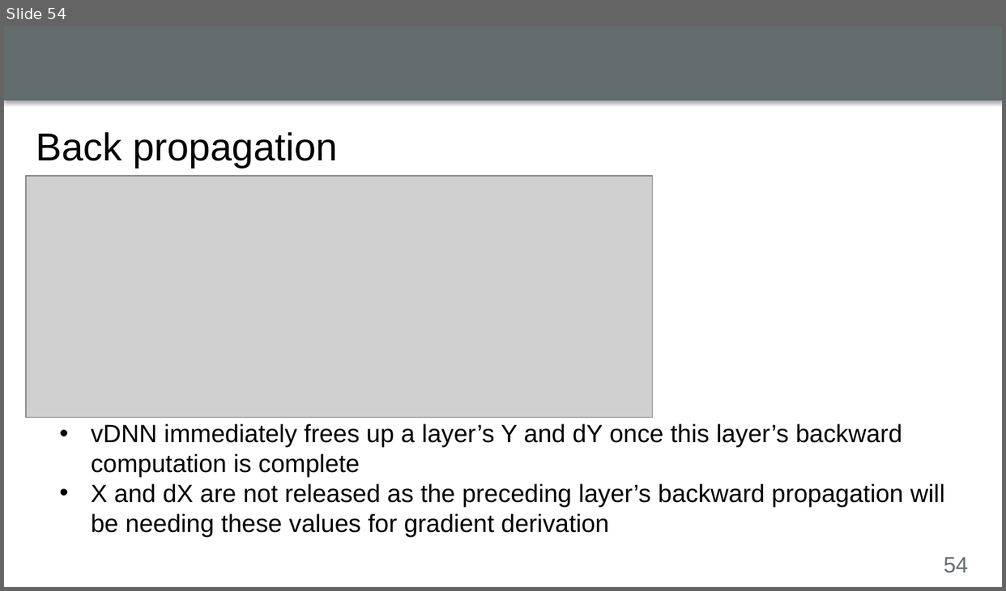
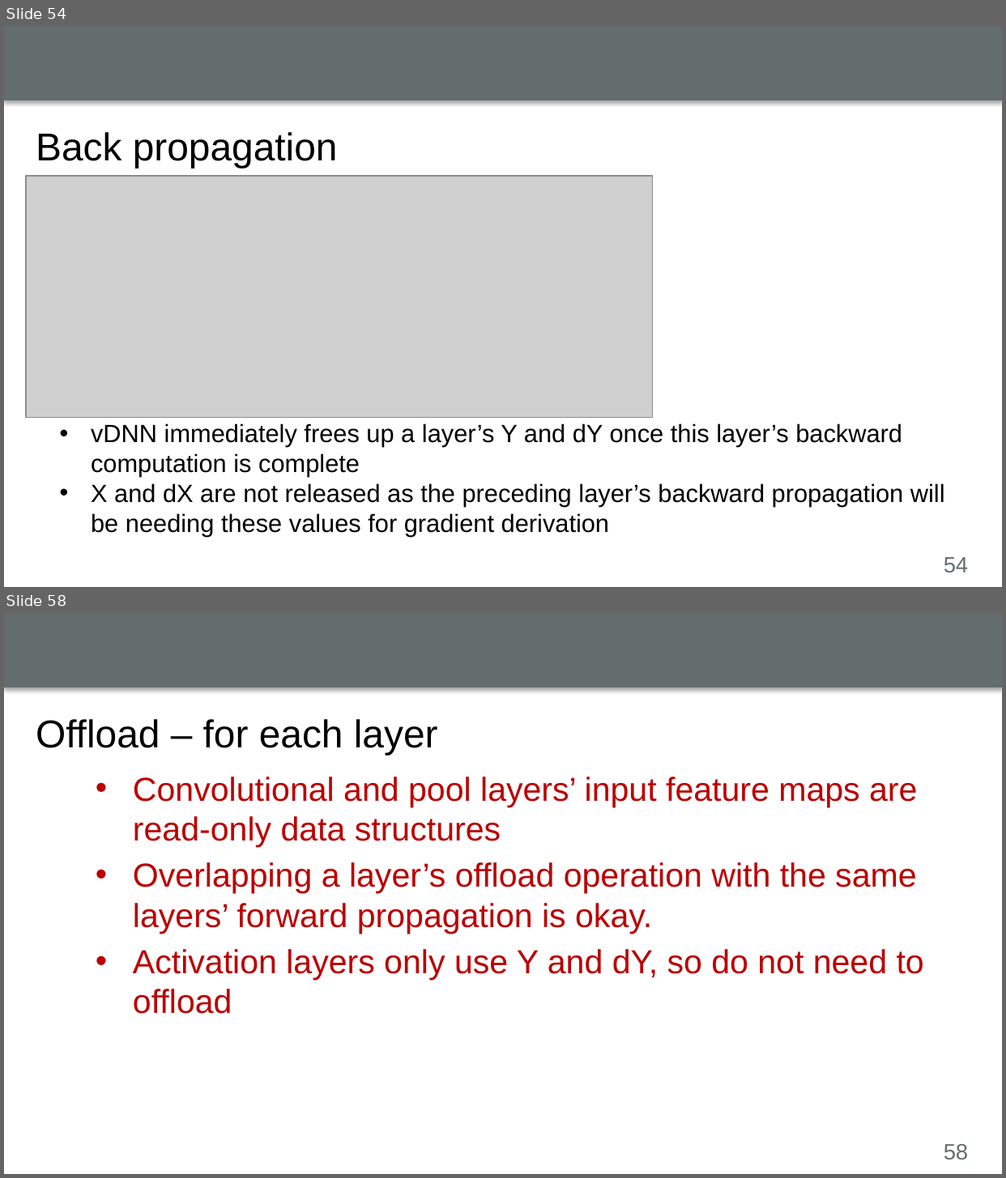
Before and after one commit to luyuliu/CSE-5194, a slide deck: presentation/presentation.pptx. Shown one above the other, each under a label of ours: slide 54 before the commit, slides 54 and 58 after it; the slides between them are not shown. The pictures are 1006x591 and 1006x1178 pixels, drawn with LibreOffice and Linux fonts; fonts in the diff are those of the drawing; grey boxes stand for pictures; background and template pictures are left out. Boxes give left, top, right and bottom in pixels: in the first picture for what was removed or moved away, otherwise in the second. Text is boxed around its words. In the diff, an @@ line names an element or a change of style, - is before the commit and + after.

```diff
--- a/presentation/presentation.pptx
+++ b/presentation/presentation.pptx
@@ slide 58 added at bbox=[4, 613, 1002, 1174], background #FFFFFF; not listed: 2 template elements that a slide beside it also shows @@
@@ title added at bbox=[36, 719, 438, 756], 28 pt, text #000000 @@
+Offload – for each layer
@@ text added at bbox=[86, 763, 984, 1133], outline #FFFFFF 0.75 pt, 24 pt, text #BB0000 @@
+• Convolutional and pool layers’ input feature maps are read-only data structures
+• Overlapping a layer’s offload operation with the same layers’ forward propagation is okay.
+• Activation layers only use Y and dY, so do not need to offload
```
Also in this commit, not shown: 2 slides changed, 17 other slides added.
